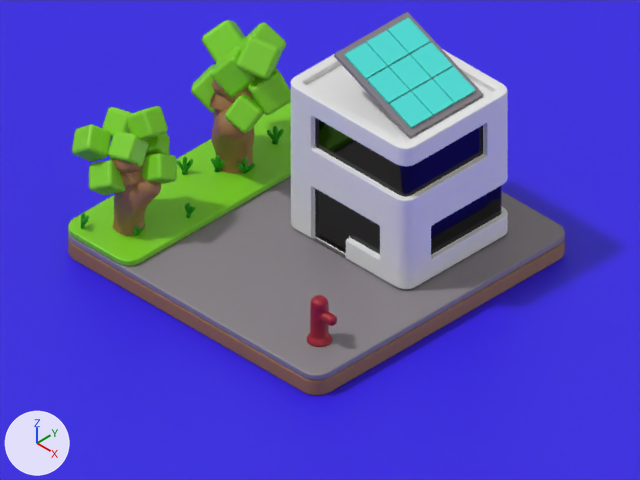
The Blender file public/blender/cartoon-building/building.blend as it was, and as the next commit left it.
Before and after are seen from the file's camera 'TrueIsoCam'. The axes (+X, +Y, +Z) are drawn at lower left. The lights are the same throughout.
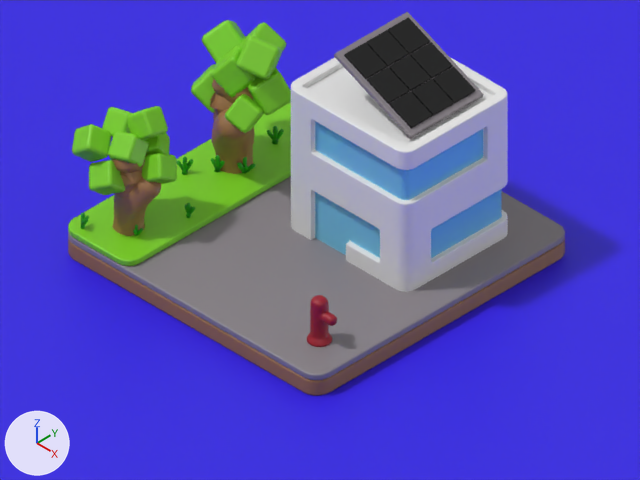
Changed parts and their boxes [x1, y1, x2, y2] in the pictures (640 x 480 px):
'Plane.003', recoloured, surface changed, moved
    before: [291, 50, 508, 289]
    after: [291, 57, 508, 292]
'Plane.006', recoloured, surface changed (cyan to black)
    both: [344, 17, 476, 128]
part 1 of me_plane_003, recoloured
    both: [315, 121, 502, 255]

The change, as a list of edits to the scene's bpy script:
```text
Change mat_material_009:
    mat_material_009.roughness: 0.0 -> 0.497
Change mat_material_008:
    mat_material_008.base_color: (0.0778, 0.802, 0.737) -> (0.17, 0.56, 0.802)  # cyan #4fe7df -> cyan #73c5e7
Change me_plane_003:
    where me_plane_003.from_pydata(...)  # 370 vertices, 348 faces; spans x -2.23..1.55, y -1.68..1.68, z 0.0..3.08
    used by ob_plane_003; location = (1.57, 1.35, 0.22); scale = (1.0, 1.0, 1.24)
    me_plane_003 part 1: all 23 faces that had it switch from mat_material_009 (black #000000) to mat_material_008 (cyan #73c5e7)
Change me_plane_005:
    where me_plane_005.from_pydata(...)  # 72 vertices, 54 faces; spans x -1.0..1.0, y -1.0..1.0, z 0.0..0.06
    remove me_plane_005.materials.append(mat_material_008)  # cyan #4fe7df
    add me_plane_005.materials.append(mat_material_009)  # black #000000
Change ob_plane_003:
    ob_plane_003.location: (1.57, 1.35, 0.22) -> (1.57, 1.35, 0.13)
```
